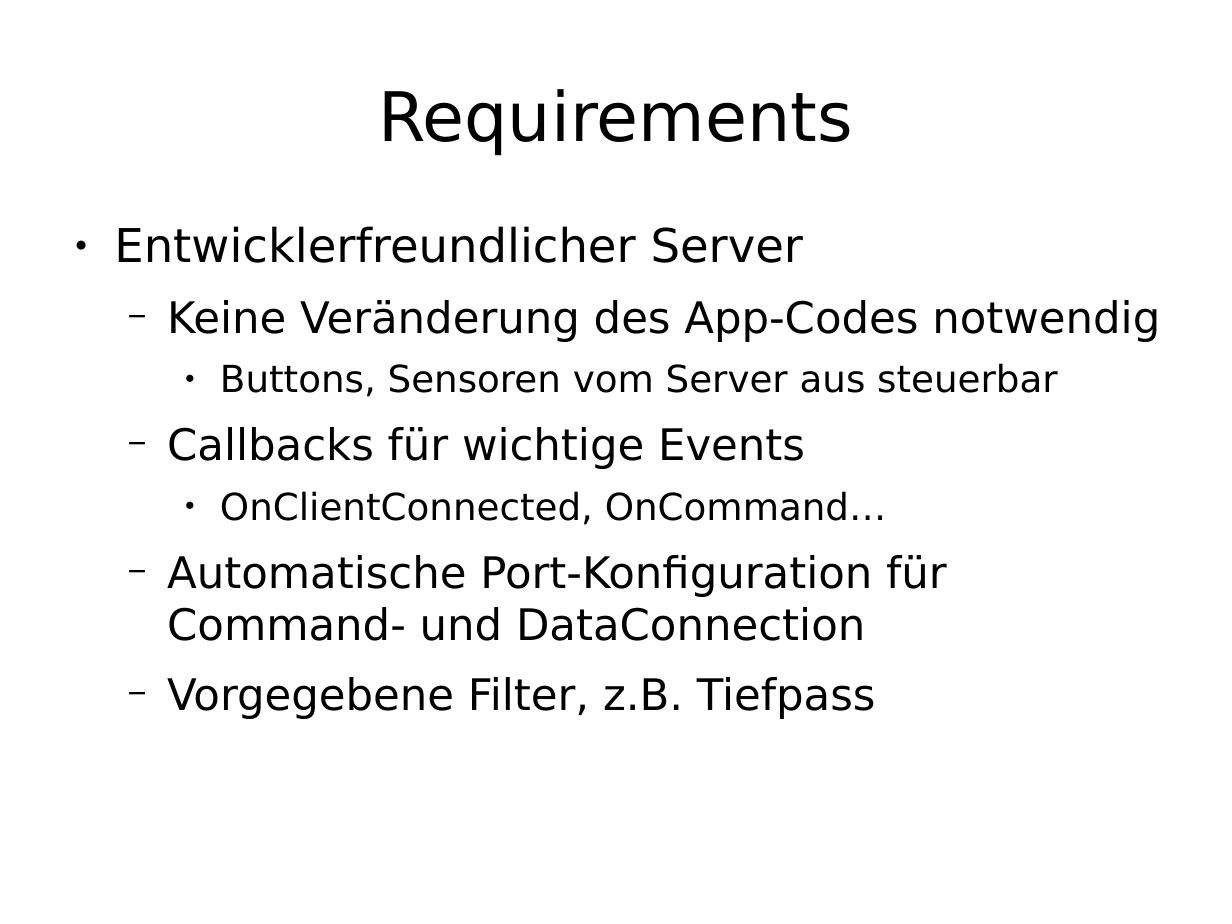
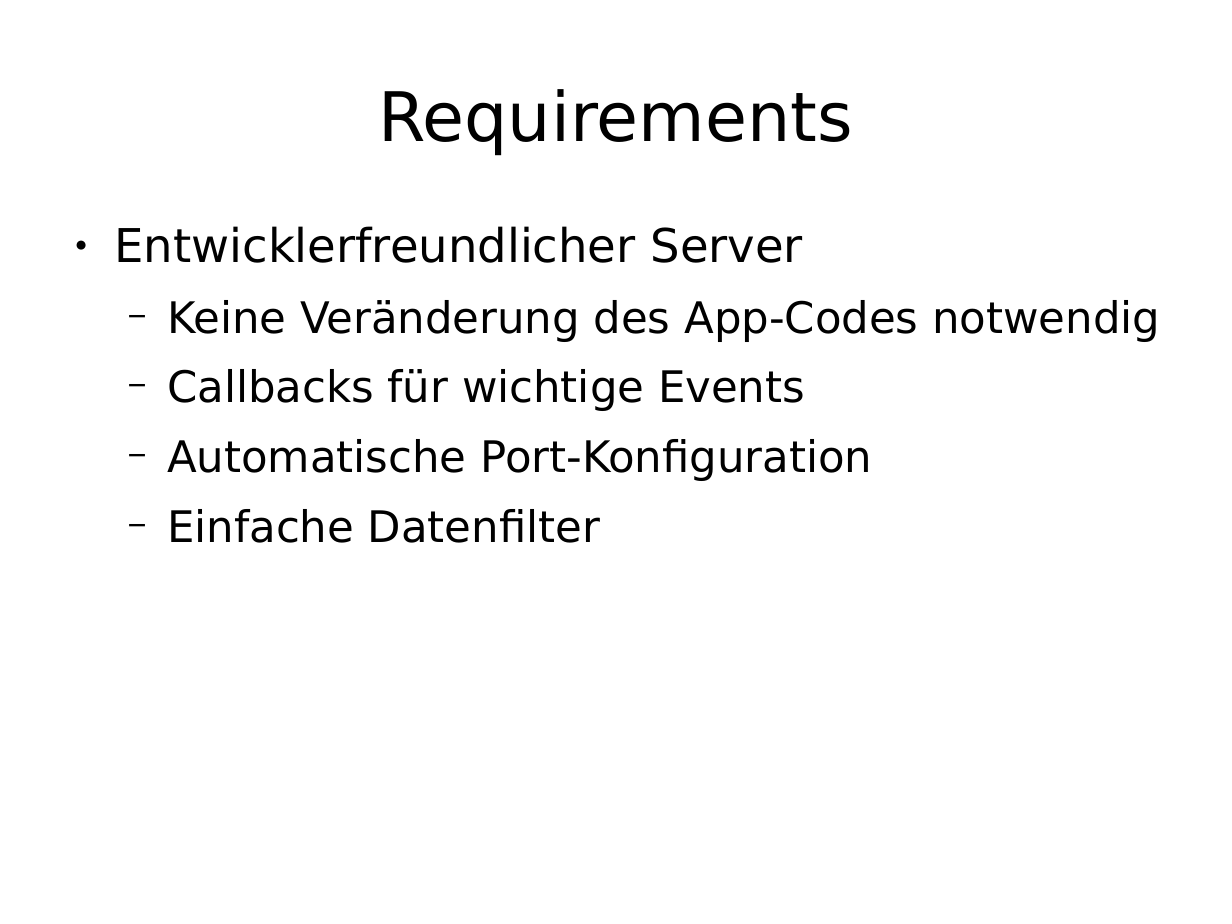
Before and after one commit to enra64/psychic-giggle, a slide deck: slide 6 of zwischenstand anfang dezember.odp (slide 5 before the commit). Drawn at 1232x924 pixels with LibreOffice and Linux fonts; fonts in the diff are those of the drawing. Boxes give left, top, right and bottom in pixels: in the first picture for what was removed or moved away, otherwise in the second. Text is boxed around its words. In the diff, an @@ line names an element or a change of style, - is before the commit and + after.

```diff
--- a/zwischenstand anfang dezember.odp
+++ b/zwischenstand anfang dezember.odp
@@ text at (220,363,1057,397): paragraph removed @@
-    ● Buttons, Sensoren vom Server aus steuerbar
@@ text at (167,439,872,543): text changed @@
-    ● OnClientConnected, OnCommand…
-  − Automatische Port-Konfiguration für Command- und DataConnection
-  − Vorgegebene Filter, z.B. Tiefpass
+  − Automatische Port-Konfiguration
+  − Einfache Datenfilter
```
Also in this commit, not shown: 9 other slides changed.
